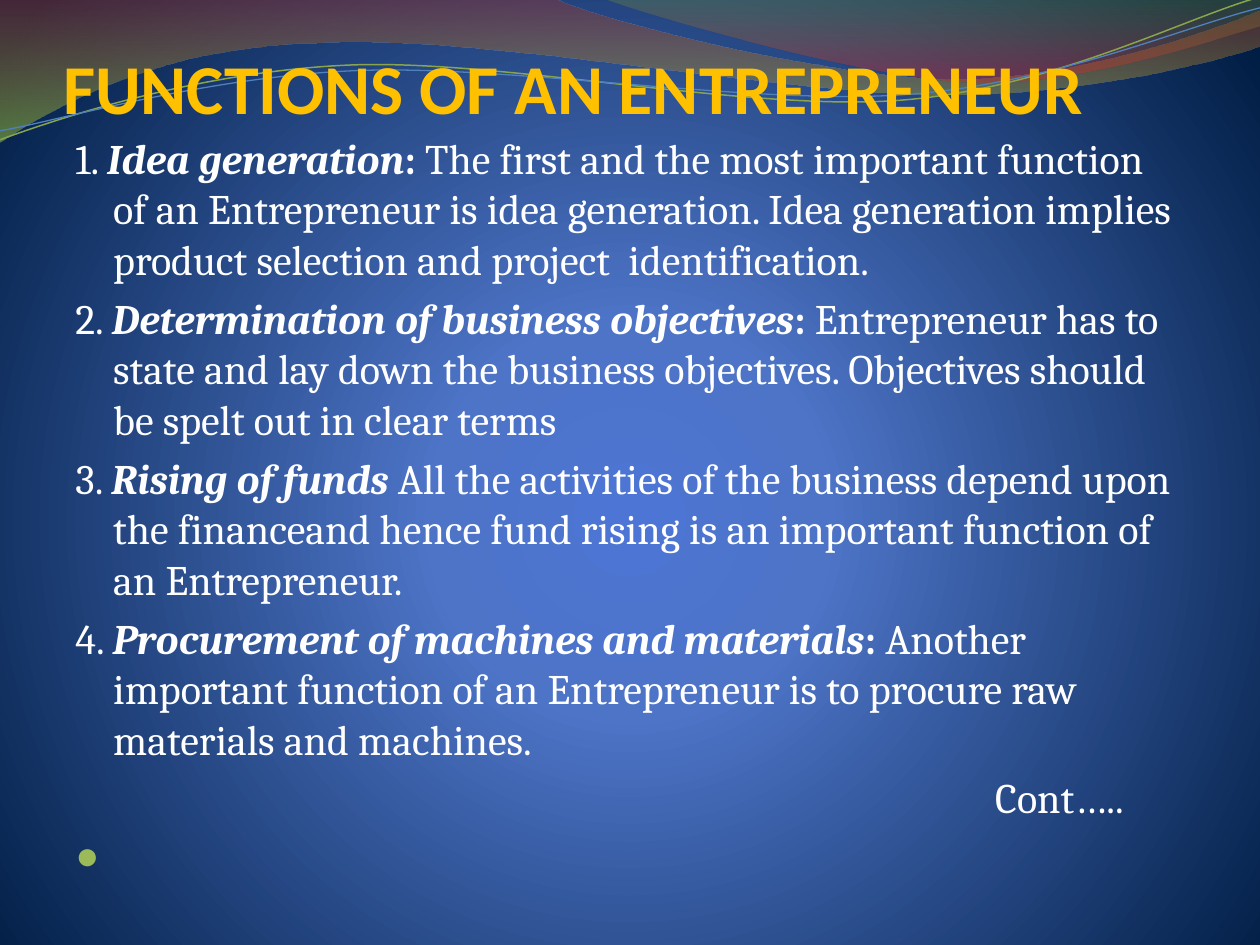
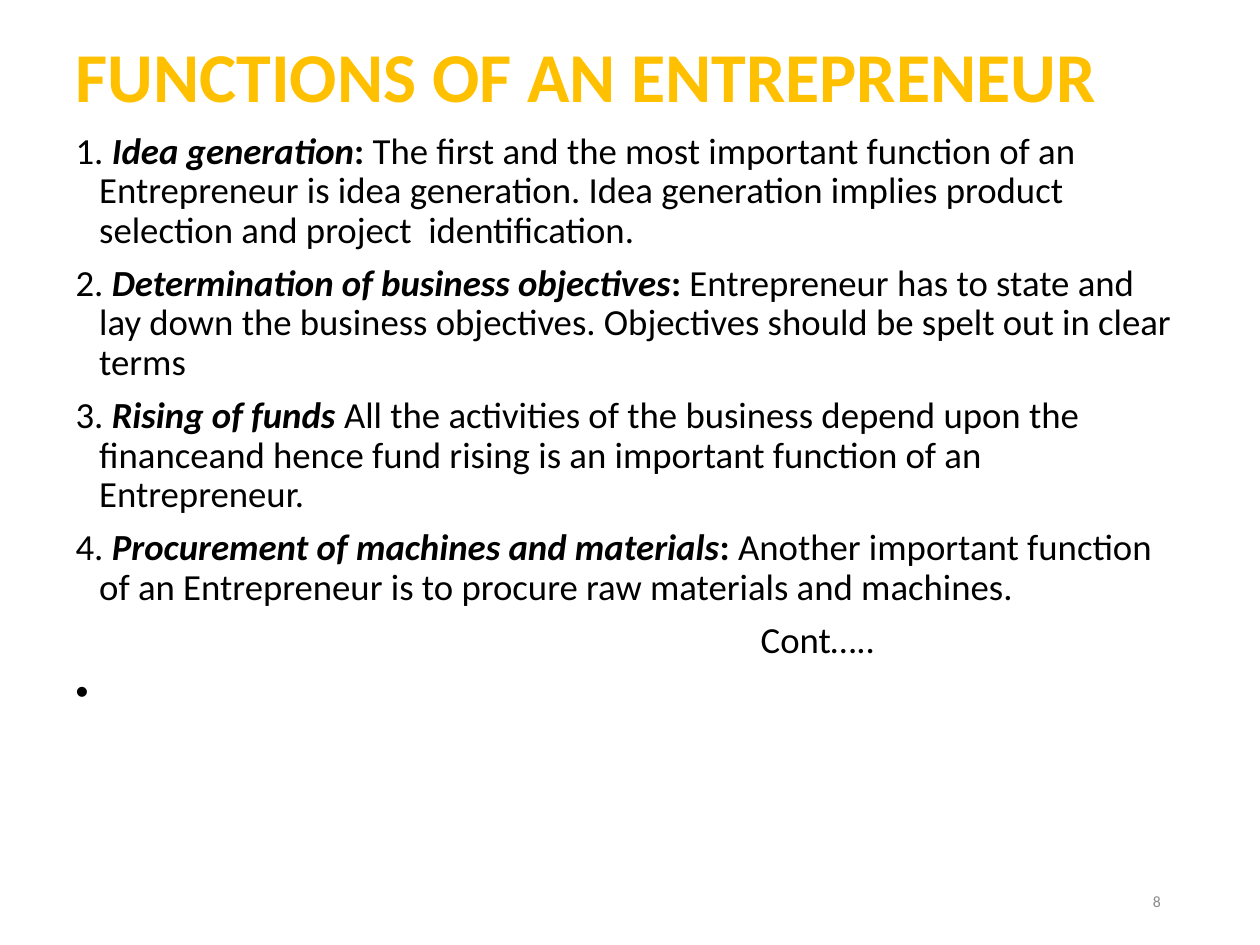
Before and after one commit to DroidFreak32/8sem, a slide deck: slide 8 of OME/ENTREPRENEURSHIP 1 unit4.pptx. Drawn at 1260x945 pixels with LibreOffice and Linux fonts; fonts in the diff are those of the drawing. Boxes give left, top, right and bottom in pixels: in the first picture for what was removed or moved away, otherwise in the second. Text is boxed around its words. In the diff, an @@ line names an element or a change of style, - is before the commit and + after.

```diff
--- a/OME/ENTREPRENEURSHIP 1 unit4.pptx
+++ b/OME/ENTREPRENEURSHIP 1 unit4.pptx
@@ background gradient #4D75D6 to #4E72C7 to #001F44 to #FFFFFF @@
@@ freeform shape removed at (0, 0, 1260, 142) @@
@@ freeform shape removed at (0, 0, 1260, 147) @@
@@ freeform shape removed at (0, 8, 1260, 141) @@
@@ freeform shape removed at (604, 0, 1260, 87) @@
@@ title "FUNCTIONS OF AN ENTREPRENEUR" at (76, 56, 1095, 103): line spacing 1 to 0.9; vertical alignment bottom to middle @@
@@ text "1. Idea generation: The first ..." at (76, 138, 1171, 654): size 24.1 to 21 pt, font Cambria to Calibri, text colour #FFFFFF to #000000; indent changed; line spacing 1 to 0.9; more space between paragraphs @@
@@ page number added at (1153, 896, 1161, 907), 9 pt, text #8C8C8C @@
+8
```
Also in this commit, not shown: 18 other slides changed, 13 other files.
